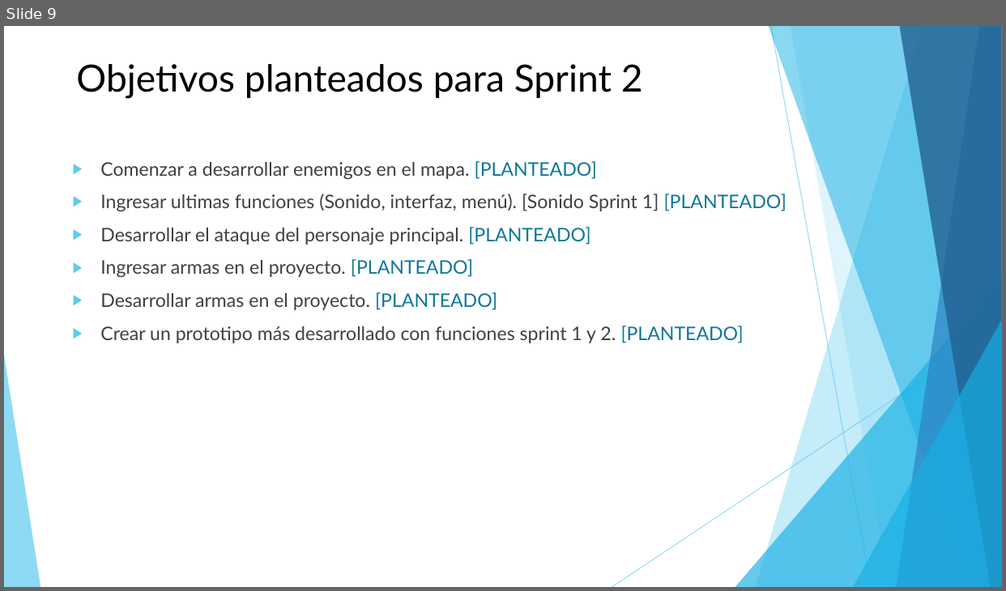
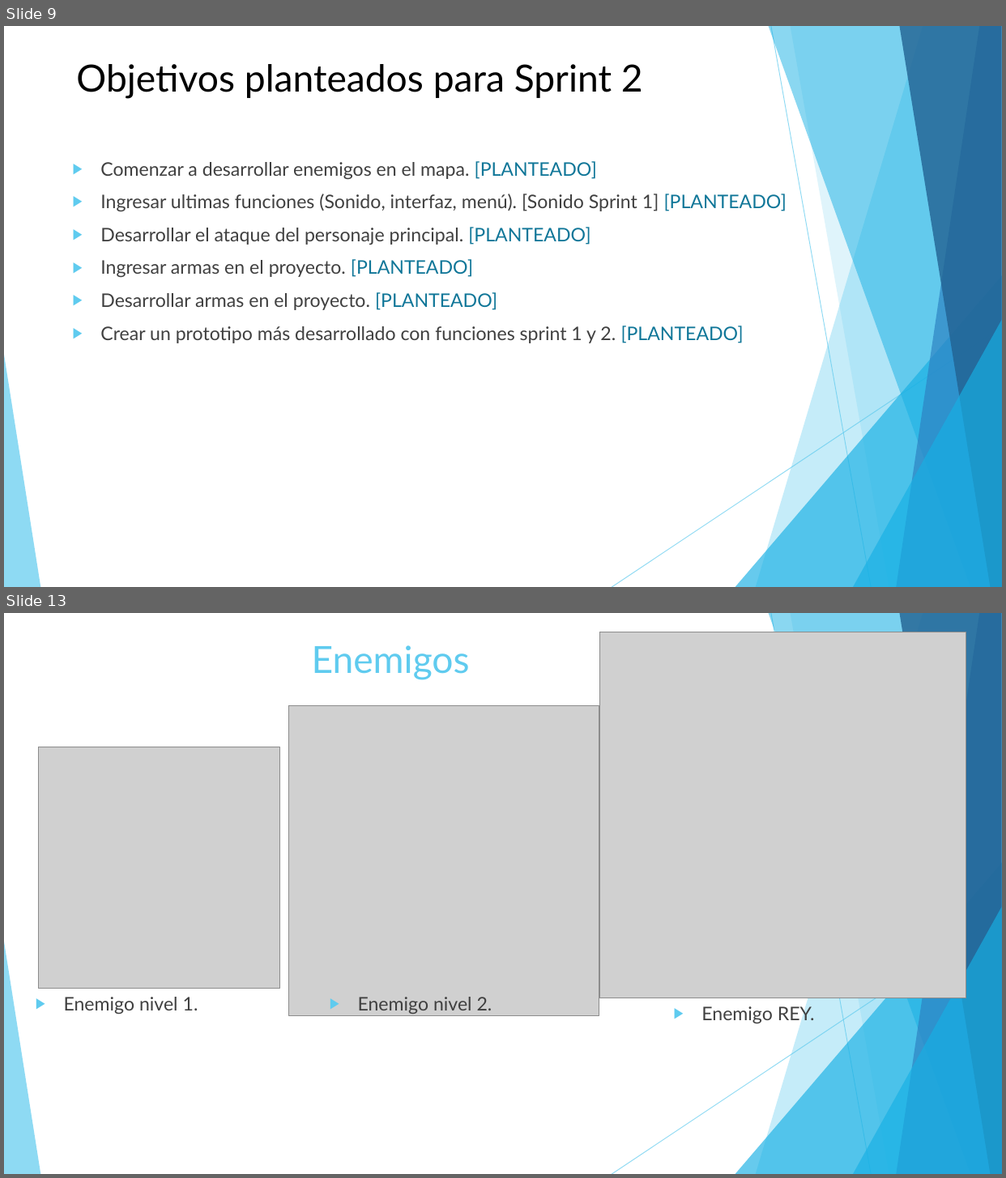
Before and after one commit to vicquiroz/SlimeSmasher, a slide deck: burndown y trabajo de equipo/Presentacion Sprint 1.pptx. Shown one above the other, each under a label of ours: slide 9 before the commit, slides 9 and 13 after it; the slides between them are not shown. The pictures are 1006x591 and 1006x1178 pixels, drawn with LibreOffice and Linux fonts; fonts in the diff are those of the drawing; grey boxes stand for pictures. Boxes give left, top, right and bottom in pixels: in the first picture for what was removed or moved away, otherwise in the second. Text is boxed around its words. In the diff, an @@ line names an element or a change of style, - is before the commit and + after.

Commit message:
Actualizacion presentacion sprint 1
-Agregados diseños:
*Personaje principal
*Enemigos
*Mapa
*Armas

```diff
--- a/burndown y trabajo de equipo/Presentacion Sprint 1.pptx
+++ b/burndown y trabajo de equipo/Presentacion Sprint 1.pptx
@@ slide 13 added at box(4, 613, 1002, 1174), background #FFFFFF; not listed: 10 template elements that a slide beside it also shows @@
@@ picture added at box(600, 632, 966, 999) @@
@@ title added at box(312, 645, 470, 680), 36 pt, text #5FCBEF @@
+Enemigos
@@ picture added at box(289, 706, 599, 1016) @@
@@ picture added at box(39, 747, 280, 989) @@
@@ text added at box(64, 997, 198, 1014), 18 pt, text #404040 @@
+▶ Enemigo nivel 1.
@@ text added at box(358, 997, 492, 1014), 18 pt, text #404040 @@
+▶ Enemigo nivel 2.
@@ text added at box(701, 1004, 815, 1025), 18 pt, text #404040 @@
+▶ Enemigo REY.
```
Also in this commit, not shown: 3 other slides added.
